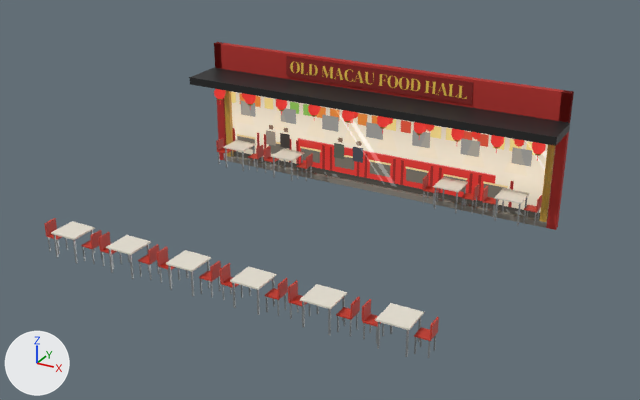
The glTF model art/models/props/venues/old_macau.glb, before and after one commit.
Rendered twice from a 50 mm lens placed at (11.31, -24.29, 11.07), pointed at (0.48, -4.61, 1.22). The lights are fixed; the arrows at lower left show +X, +Y and +Z. The first picture is the older version. Objects named as collision shapes, trigger or cutter boxes, shadow casters or lower levels of detail are left out. Vertices at exactly the same position are counted once.

Before the edit, the objects in view are built like this:
```python
me_oldmacau = bpy.data.meshes.new('OldMacau')
me_oldmacau.from_pydata(...)  # 3244 vertices, 4586 faces; spans x -6.05..6.05, y -9.15..0.0, z -0.26..3.91
me_oldmacau.materials.append(mat_vn_wall)  # red #b8302a
me_oldmacau.materials.append(mat_vn_step)  # grey #8f8a80
me_oldmacau.materials.append(mat_vn_trim)  # orange #d4a640
me_oldmacau.materials.append(mat_vn_glow_old_macau)
me_oldmacau.materials.append(mat_vn_board_old_macau)  # red #8a1e1a
me_oldmacau.materials.append(mat_vn_ink_old_macau)  # yellow #f0c850
me_oldmacau.materials.append(mat_vn_box)  # black #2a2a2a
me_oldmacau.materials.append(mat_vn_lamp_old_macau)  # beige #fff2d0, glowing beige #ffe2a8
me_oldmacau.materials.append(mat_vn_table_old_macau)  # white #e8e2d4
me_oldmacau.materials.append(mat_vn_steel)  # grey #9ea2a3
me_oldmacau.materials.append(mat_vn_chair_old_macau)  # red #c83a2a
me_oldmacau.materials.append(mat_vn_black)  # black #18181a
me_oldmacau.materials.append(mat_vn_bulb_lantern_old_macau)  # red #c8302a, glowing red #c8302a
me_oldmacau.materials.append(mat_vn_brass)  # orange #b8913f
ob_oldmacau = bpy.data.objects.new('OldMacau', me_oldmacau)
ob_oldmacau.location = (0.0, 0.0, 0.0)
```
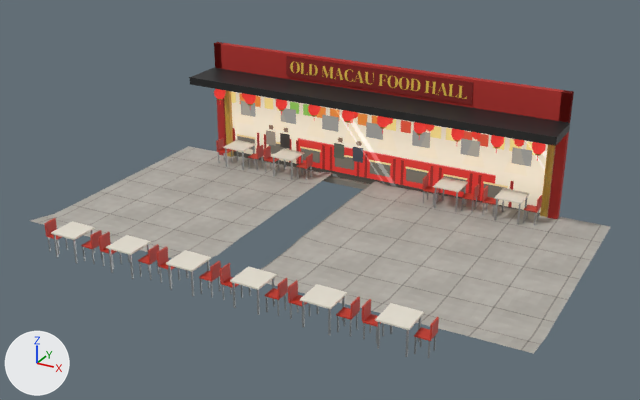
Where the change shows, as pixel boxes (x1, y1, x2, y2) in the pictures (640 x 400 px):
'OldMacau', reshaped (9% wider)
    before: (44, 42, 574, 358)
    after: (31, 42, 610, 358)
part 1 of me_oldmacau, added
    after: (260, 181, 610, 354)
part 2 of me_oldmacau, added
    after: (31, 146, 333, 258)

The change, as a list of edits to the scene's bpy script:
```text
Add img_sidewalk:
    img_sidewalk = load_image('sidewalk', '_unpacked/sidewalk', 64, 64, 'sRGB')
Add mat_vn_pave:
    mat_vn_pave = principled_material('VN_Pave')
    mat_vn_pave.texture = img_sidewalk
    mat_vn_pave.roughness = 0.95
Change me_oldmacau:
    used by ob_oldmacau; location = (0.0, 0.0, 0.0)
    remove me_oldmacau.from_pydata(...)  # 3244 vertices, 4586 faces; spans x -6.05..6.05, y -9.15..0.0, z -0.26..3.91
    add me_oldmacau.from_pydata(...)  # 3737 vertices, 5450 faces; spans x -7.5..7.5, y -9.15..0.0, z -0.26..3.91
    me_oldmacau part 1: a new loose piece of 272 vertices spanning x 0.0..7.5, y -7.75..0.0, z 0.0..0.27, in mat_vn_pave (picture img_sidewalk)
    me_oldmacau part 2: a new loose piece of 221 vertices spanning x -7.5..-1.5, y -7.75..0.0, z -0.1..0.17, in mat_vn_pave (picture img_sidewalk)
    add me_oldmacau.materials.append(mat_vn_pave)  # picture img_sidewalk
```
